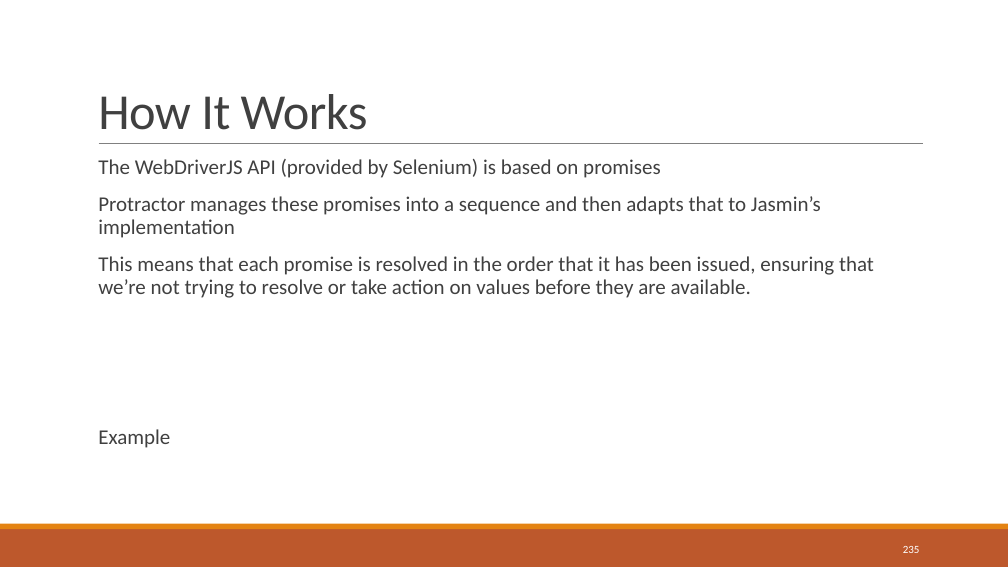
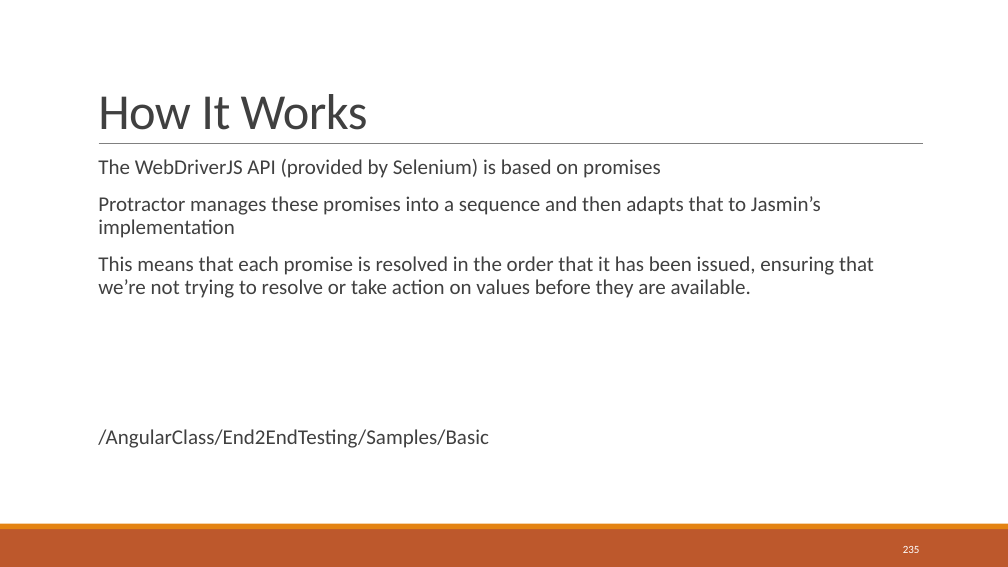
Before and after one commit to sbechtold/angularjs, a slide deck: slide 235 of materials/AngularJS.pptx. Drawn at 1008x567 pixels with LibreOffice and Linux fonts; fonts in the diff are those of the drawing. Boxes give left, top, right and bottom in pixels: in the first picture for what was removed or moved away, otherwise in the second. Text is boxed around its words. In the diff, an @@ line names an element or a change of style, - is before the commit and + after.

Commit message:
Added support for LAbs and end to end testing

```diff
--- a/materials/AngularJS.pptx
+++ b/materials/AngularJS.pptx
@@ text at [98,429,489,448]: text changed @@
-  Example
+  /AngularClass/End2EndTesting/Samples/Basic
```
Also in this commit, not shown: 2 other slides changed, 4 slides added, 3 slides removed, 40 other files.
